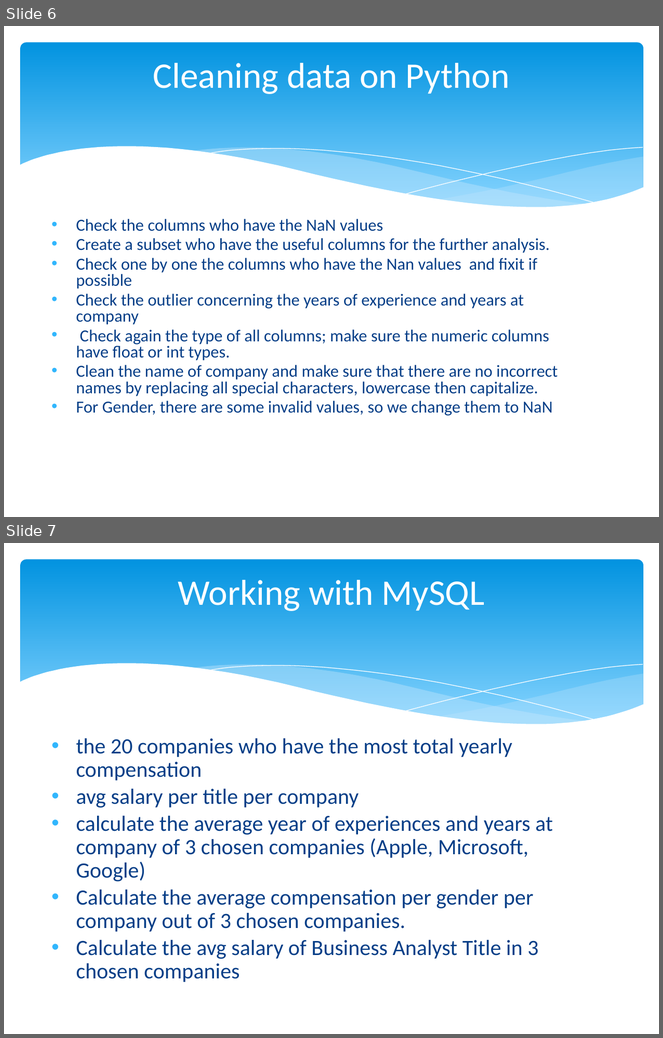
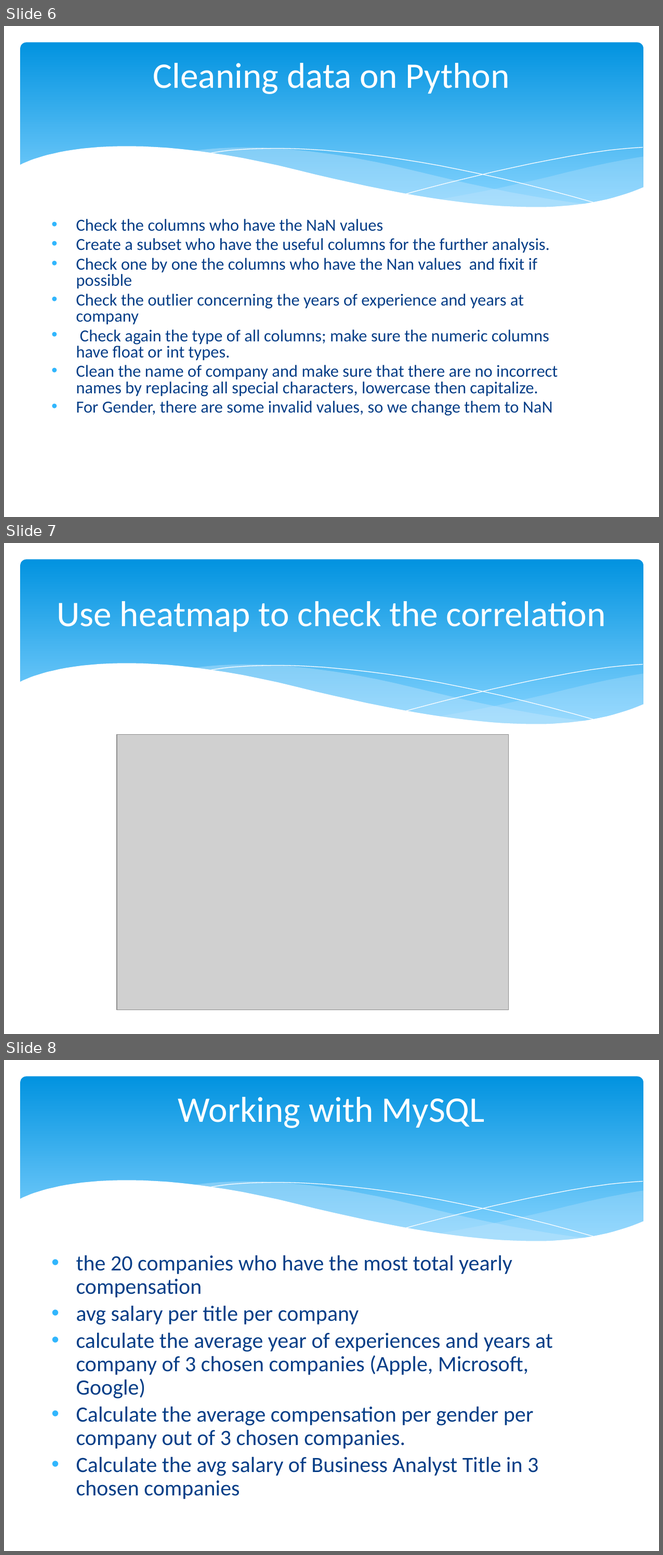
Before and after one commit to Gixi0612/IronLabs, a slide deck: Module 1/Project_3/Project_3 (1).pptx. Shown one above the other, each under a label of ours: slides 6 and 7 before the commit, slides 6, 7 and 8 after it. The pictures are 663x1038 and 663x1555 pixels, drawn with LibreOffice and Linux fonts; fonts in the diff are those of the drawing; grey boxes stand for pictures. Boxes give left, top, right and bottom in pixels: in the first picture for what was removed or moved away, otherwise in the second. Text is boxed around its words. In the diff, an @@ line names an element or a change of style, - is before the commit and + after.

```diff
--- a/Module 1/Project_3/Project_3 (1).pptx
+++ b/Module 1/Project_3/Project_3 (1).pptx
@@ slide 7 added at (4,543,659,1034), background #FFFFFF; not listed: 6 template elements that a slide beside it also shows @@
@@ title added at (57,601,606,632), 39.6 pt, text #FFFFFF @@
+Use heatmap to check the correlation
@@ picture added at (117,735,508,1010) @@
@@ what was slide 7 is now slide 8 @@
```
Also in this commit, not shown: 1 other slide added, 1 slide removed.
